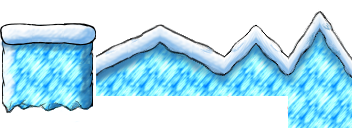
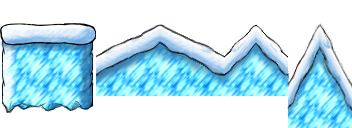
Layered file, before and after one edit (352x128). Changes by layer:
added layer "Transformation" above "Pasted Layer#1" over (288, 21, 352, 111)
painted on "Pasted Layer#1" over (288, 9, 352, 78)
painted on "Pasted Layer" over (287, 32, 352, 117)
painted on "New Layer" over (288, 18, 352, 72)
